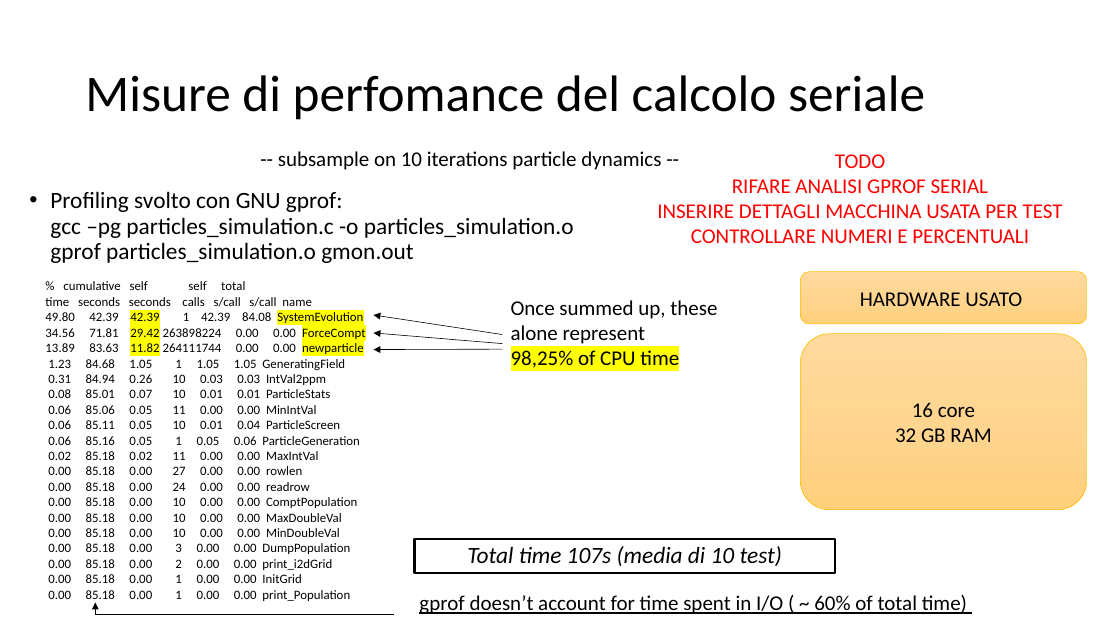
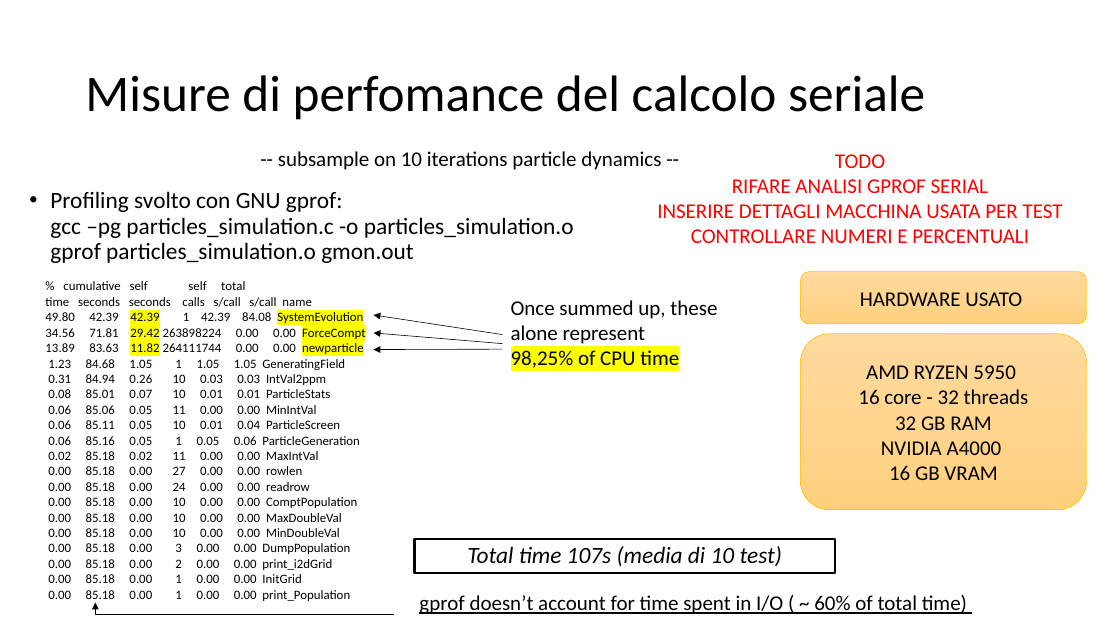
Before and after one commit to piepor/particles-simulation-parallel, a slide deck: slide 5 of presentazione/presentazione.pptx. Drawn at 1120x630 pixels with LibreOffice and Linux fonts; fonts in the diff are those of the drawing. Boxes give left, top, right and bottom in pixels: in the first picture for what was removed or moved away, otherwise in the second. Text is boxed around its words. In the diff, an @@ line names an element or a change of style, - is before the commit and + after.

```diff
--- a/presentazione/presentazione.pptx
+++ b/presentazione/presentazione.pptx
@@ text in rounded rectangle at box(858, 365, 1029, 404): text changed @@
-16 core
+AMD RYZEN 5950
+16 core - 32 threads
@@ text in rounded rectangle at box(881, 441, 1002, 480): paragraphs added @@
+NVIDIA A4000
+16 GB VRAM
```
Also in this commit, not shown: 1 other file.
